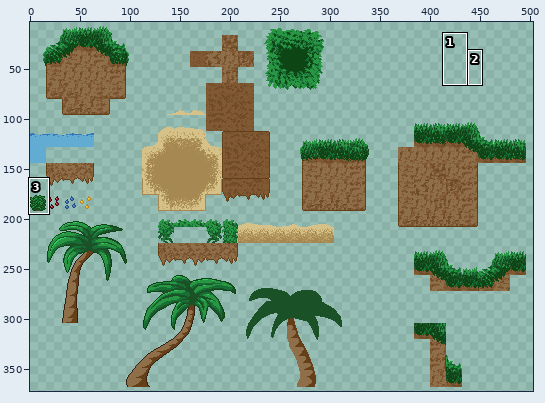
Sprite sheet, stored at assets/tilesets/Tilemap_Set.png. The first picture is a wide view before the edit; the outline marks the close-up.
Close-up. As it was:
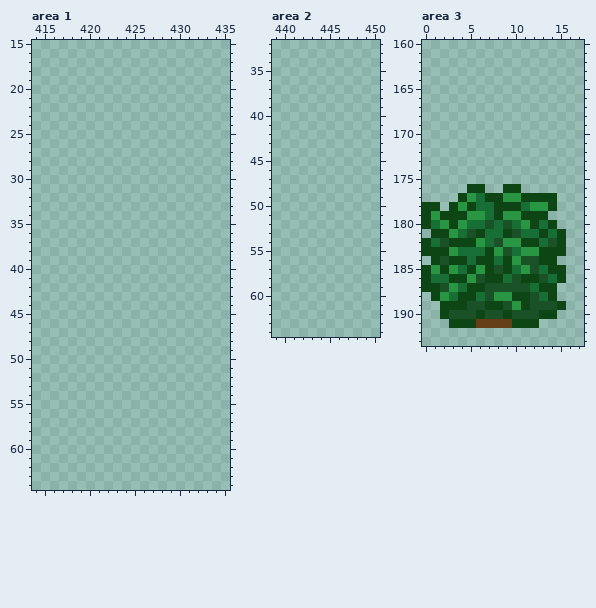
The file is 512x512 pixels. Shown: area 1: x 414..435, y 15..64; area 2: x 439..450, y 32..64; area 3: x 0..17, y 160..193. The wide view leaves out empty margins. The commit also changed other parts of the picture, which this record leaves out.
And afterwards:
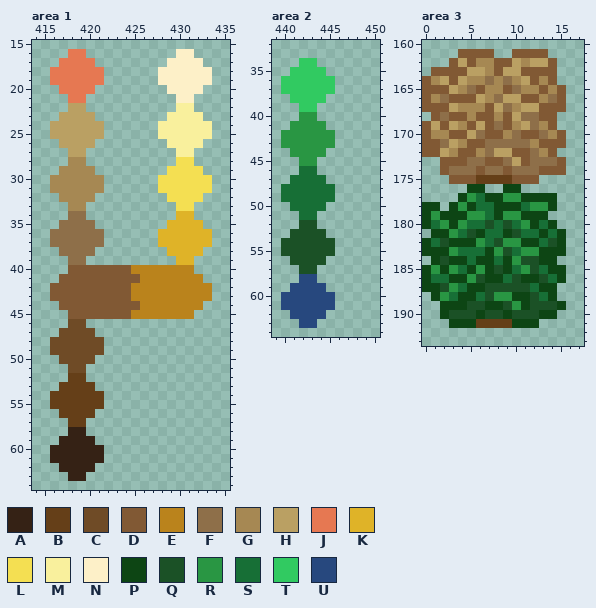
Palette (. is transparent): A #352215  B #653f18  C #6f4b26  D #815934  E #ba831c  F #8e6f49  G #a68853  H #baa063  J #e67852  K #dfb328  L #f4df52  M #f9f09d  N #fdf0c8  P #0d4514  Q #1b5126  R #299643  S #176f36  T #31ca61  U #27487e
Change:
Changed rows in their new state; - is an unchanged pixel.
Area 1:
first column x 416:
16 --JJ----------NN--
17 -JJJJ--------NNNN-
18 JJJJJJ------NNNNNN
19 JJJJJJ------NNNNNN
20 -JJJJ--------NNNN-
21 --JJ----------NN--
22 --HH----------MM--
23 -HHHH--------MMMM-
24 HHHHHH------MMMMMM
25 HHHHHH------MMMMMM
26 -HHHH--------MMMM-
27 --HH----------MM--
28 --GG----------LL--
29 -GGGG--------LLLL-
30 GGGGGG------LLLLLL
31 GGGGGG------LLLLLL
32 -GGGG--------LLLL-
33 --GG----------LL--
34 --FF----------KK--
35 -FFFF--------KKKK-
36 FFFFFF------KKKKKK
37 FFFFFF------KKKKKK
38 -FFFF--------KKKK-
39 --FF----------KK--
40 --DDDDDDDEEEEEEE--
41 -DDDDDDDDDEEEEEEE-
42 DDDDDDDDDEEEEEEEEE
43 DDDDDDDDDEEEEEEEEE
44 -DDDDDDDDDEEEEEEE-
45 --DDDDDDDEEEEEEE--
46 --CC--------------
47 -CCCC-------------
48 CCCCCC------------
49 CCCCCC------------
50 -CCCC-------------
51 --CC--------------
52 --BB--------------
53 -BBBB-------------
54 BBBBBB------------
55 BBBBBB------------
56 -BBBB-------------
57 --BB--------------
58 --AA--------------
59 -AAAA-------------
60 AAAAAA------------
61 AAAAAA------------
62 -AAAA-------------
63 --AA--------------
Area 2:
first column x 440:
34 --TT--
35 -TTTT-
36 TTTTTT
37 TTTTTT
38 -TTTT-
39 --TT--
40 --RR--
41 -RRRR-
42 RRRRRR
43 RRRRRR
44 -RRRR-
45 --RR--
46 --SS--
47 -SSSS-
48 SSSSSS
49 SSSSSS
50 -SSSS-
51 --SS--
52 --QQ--
53 -QQQQ-
54 QQQQQQ
55 QQQQQQ
56 -QQQQ-
57 --QQ--
58 --UU--
59 -UUUU-
60 UUUUUU
61 UUUUUU
62 -UUUU-
63 --UU--
Area 3:
first column x 0:
161 ----DDDD--DDDD--
162 ---DHDGGDDHGHHD-
163 -DDDDHHGDHHDDDD-
164 DGHDHGGFGFGHDGD-
165 DDDHGFDGGDFGGDGD
166 DGFDDDHGFHHDDGFD
167 DDDHGGGDHFGHHDDD
168 -DFDDGDDGDHFFDD-
169 DHDHGDHDFDGHFGD-
170 DGGDDHFDDGFDDFGD
171 DDFHGDDFFFFFGDDD
172 DDHGDDGFHHDDFGD-
173 --DDDFFDDFHDFFFD
174 --DFFFDFFDFFFDDD
175 ---DDDBBBBDDD---
Where, in picture pixels (left, top, right, bottom), the same in both close-ups:
added: (50, 49, 212, 481)
added: (281, 58, 335, 328)
added: (422, 49, 566, 184)
